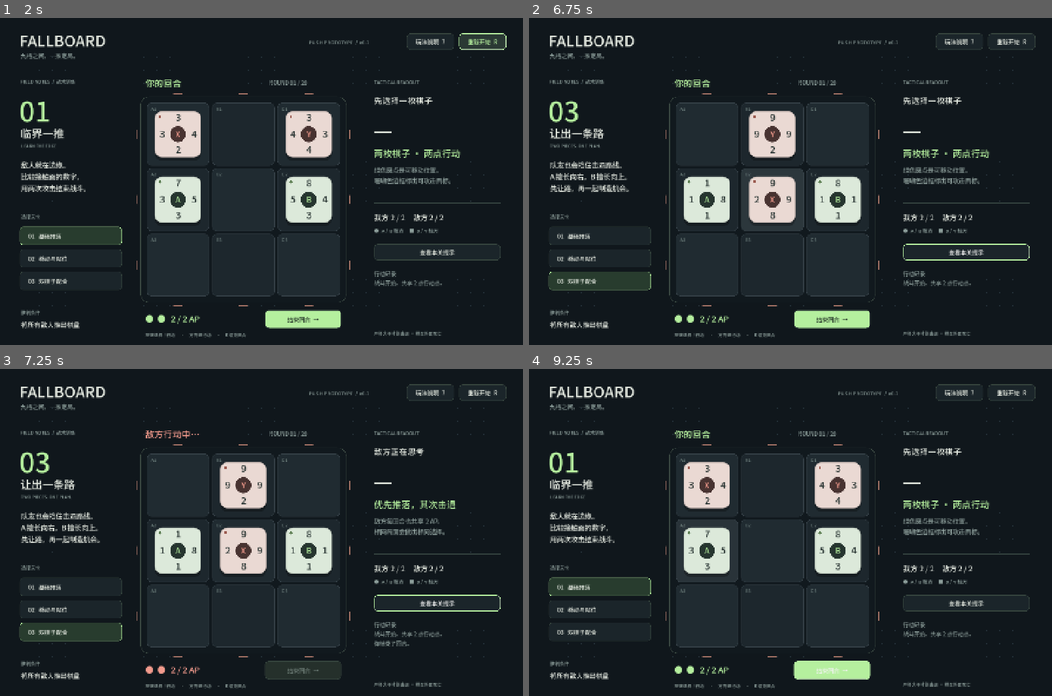
Above: before the commit, frames 1-4 (two rows, left to right).
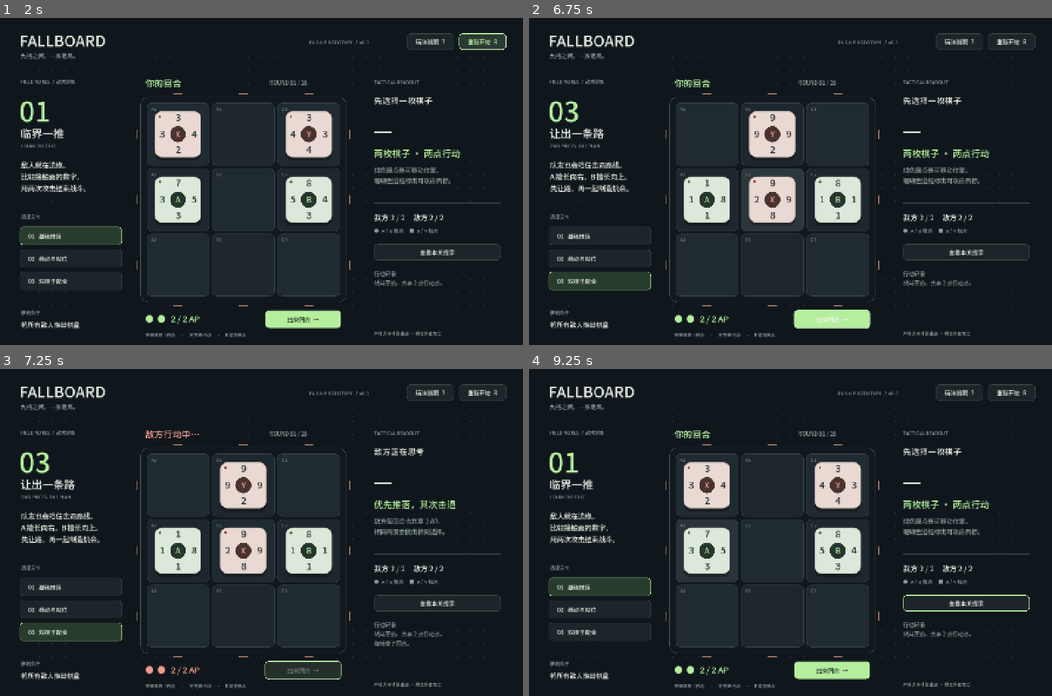
Above: after the commit, the same moments.

Repository: nOstalgia-April/FallBoard
Game: Godot game, scene res://scenes/main.tscn
The game is run twice, just before and just after one commit, with the same random seed, the same clock (stepped at 60 frames per second) and the same inputs.
Inputs (mouse positions are in pixels of both pictures, inside the frame that each line leads up to):
- Up to frame 1 (2 s): click "重新开始 R" at 0.5 s; click "重新开始 R" at 1.25 s
- Up to frame 2 (6.75 s): click "玩法说明 ?" at 2 s; click "明白了，开始推落" at 2.75 s; click "01 基础推落" at 3.5 s; click "02 移动与站位" at 4.25 s; click "03 双棋子配合" at 5 s; click "结束回合 →" at 5.75 s; tap Enter at 6.5 s; move the mouse to (774, 201) at 6.52 s; hold Right from 6.53 s (still down); tap R at 6.6 s; click (774, 201) at 6.67 s
- Up to frame 3 (7.25 s): keep holding Right; tap E at 6.8 s
- Up to frame 4 (9.25 s): release Right at 7.25 s; click "查看本关提示" at 7.25 s; click "收起本关提示" at 8 s; move the mouse to (685, 548) at 8.77 s; hold Down from 8.78 s (still down); tap E at 8.85 s; tap 1 at 9.05 s

Frame 1 is identical in both runs. In frame 2, 0.4% of the frame differs, in the area x 50-96%, y 69-95%; in frame 3, 0.3%; in frame 4, 0.4%.

Commit message:
Keep arrow controls responsive and verify exported Web gameplay in CI

Diff:
--- a/scripts/main.gd
+++ b/scripts/main.gd
@@ -317,6 +317,9 @@
 
 func _modal_base() -> Control:
 	_close_modal()
+	var focused = get_viewport().gui_get_focus_owner()
+	if focused != null:
+		focused.release_focus()
 	modal = Control.new()
 	modal.size = Vector2(1440,900)
 	modal.mouse_filter = Control.MOUSE_FILTER_STOP
@@ -365,7 +368,7 @@
 		_button("回到第一关",Rect2(352,388,305,54),func(): _load_level(0),true,panel)
 	_label("%s" % ("三关已完成。现在试试更少的行动。" if wins.size()==3 else "观察攻击预览，再决定下一步。"),Vector2(42,474),Vector2(630,28),16,MUTED,panel)
 
-func _unhandled_key_input(event: InputEvent) -> void:
+func _input(event: InputEvent) -> void:
 	if not event is InputEventKey or not event.pressed or event.echo:
 		return
 	if event.keycode == KEY_R:
@@ -385,6 +388,8 @@
 		var direction = keys.find(event.keycode)
 		if direction >= 0:
 			_on_cell_clicked(battle.by_id(selected).pos+Battle.DIRECTIONS[direction])
+	if event.keycode in [KEY_R,KEY_ESCAPE,KEY_E,KEY_1,KEY_2,KEY_3,KEY_UP,KEY_RIGHT,KEY_DOWN,KEY_LEFT]:
+		get_viewport().set_input_as_handled()
 
 func _capture(path: String) -> void:
 	await get_tree().create_timer(1.0).timeout
--- a/tests/ui_tests.gd
+++ b/tests/ui_tests.gd
@@ -82,6 +82,16 @@
 	for step in route:
 		await action(step[0],step[1])
 	check(game.battle.result=="victory","level 3 cooperation win through UI")
+	game._load_level(1)
+	game.level_buttons[1].grab_focus()
+	game._on_cell_clicked(Vector2i(0,2))
+	var key_event = InputEventKey.new()
+	key_event.keycode = KEY_UP
+	key_event.pressed = true
+	Input.parse_input_event(key_event)
+	await process_frame
+	await idle()
+	check(game.battle.by_id("P1").pos==Vector2i(0,1),"arrow control works even after clicking level buttons")
 	game._load_level(2)
 	# Immediate end allows the strong enemy to push A off the left edge after movement.
 	for i in range(20):
Not shown, changed: .github/workflows/build.yml
Not shown, changed: README.md
Not shown, added: tools/web_smoke.cjs
